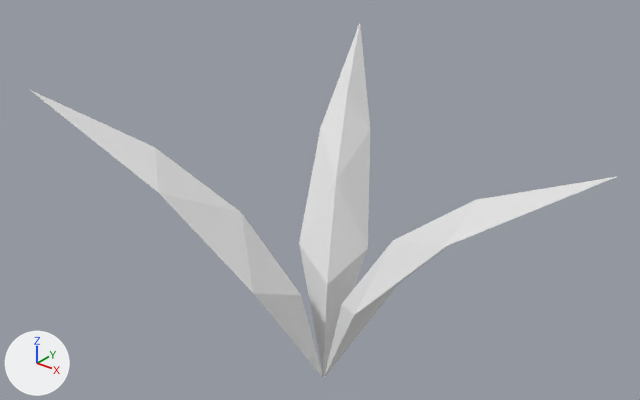
The OBJ model Assets/MapEditor/modular_terrain_collection/Hilly_Prop_Grass_Clump_1.obj as it was, and as the next commit left it.
The view is the same before and after, from a 50 mm lens placed at (0.458, -0.578, 0.525), pointed at (-0.025, 0.026, 0.151). The axes (+X, +Y, +Z) are drawn at lower left. The lights are the same throughout. Where no turn or scale is listed for an object, it has been applied to the vertices.

The scene before the commit, as lines of its bpy script (objects in view):
```python
mat_grass = principled_material('Grass')
mat_grass.base_color = (0.8, 0.8, 0.8)  # white #e7e7e7
mat_grass.roughness = 1.0
me_object1 = bpy.data.meshes.new('object1')
me_object1.from_pydata(...)  # 12 vertices, 20 faces; spans x 0.0..0.265, y -0.036..0.036, z -0.035..0.267
me_object1.materials.append(mat_grass)  # white #e7e7e7
me_object2 = bpy.data.meshes.new('object2')
me_object2.from_pydata(...)  # 12 vertices, 20 faces; spans x -0.131..0.0, y 0.0..0.231, z -0.035..0.267
me_object2.materials.append(mat_grass)  # white #e7e7e7
me_object3 = bpy.data.meshes.new('object3')
me_object3.from_pydata(...)  # 12 vertices, 20 faces; spans x -0.221..0.0, y -0.147..0.0, z -0.035..0.267
me_object3.materials.append(mat_grass)  # white #e7e7e7
ob_object1 = bpy.data.objects.new('object1', me_object1)
ob_object1.location = (0.0, 0.0, 0.0)
ob_object2 = bpy.data.objects.new('object2', me_object2)
ob_object2.location = (0.0, 0.0, 0.0)
ob_object3 = bpy.data.objects.new('object3', me_object3)
ob_object3.location = (0.0, 0.0, 0.0)
```
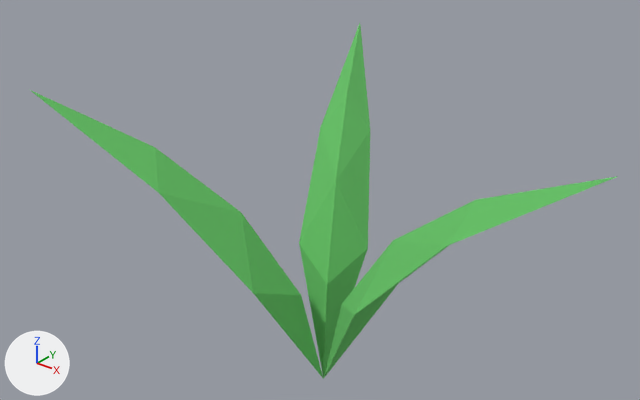
Where the change shows, as pixel boxes (x1, y1, x2, y2) in the pictures (640 x 400 px):
'object2', recoloured (white to green): (299, 23, 370, 379) in both
'object3', recoloured (white to green): (30, 90, 323, 378) in both
'object1', recoloured (white to green): (324, 176, 618, 378) in both

The change in detail:
Material 'Grass' (mat_grass) changes colour from white #e7e7e7 to green #66c366; in linear values from (0.8, 0.8, 0.8) to (0.133, 0.545, 0.133).
